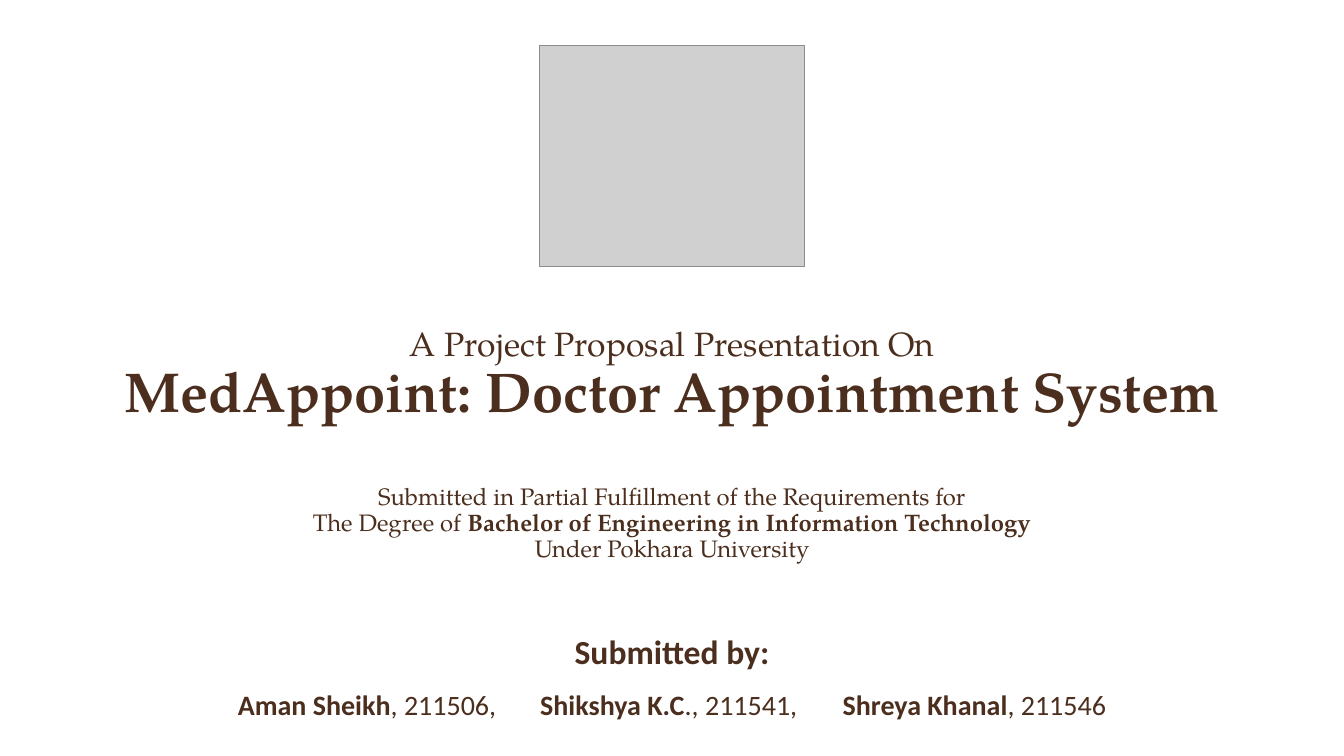
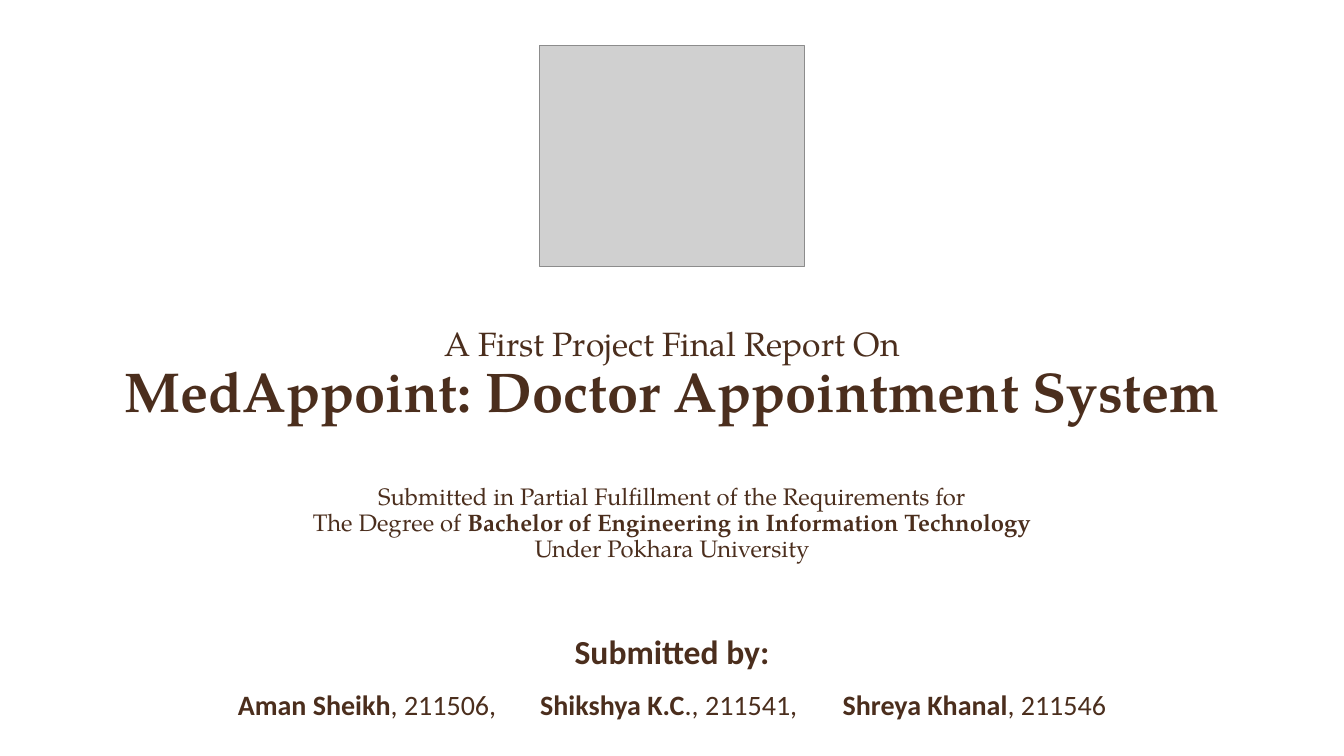
Before and after one commit to IntelligentBeaver/Doctor-Appointment-System, a slide deck: slide 1 of [MISC]/Slides/[Final] Project First Presentation.pptx. Drawn at 1344x756 pixels with LibreOffice and Linux fonts; fonts in the diff are those of the drawing; grey boxes stand for pictures. Boxes give left, top, right and bottom in pixels: in the first picture for what was removed or moved away, otherwise in the second. Text is boxed around its words. In the diff, an @@ line names an element or a change of style, - is before the commit and + after.

```diff
--- a/[MISC]/Slides/[Final] Project First Presentation.pptx
+++ b/[MISC]/Slides/[Final] Project First Presentation.pptx
@@ text at [444,331,900,366]: text changed @@
-A Project Proposal Presentation On
+A First Project Final Report On
```
Also in this commit, not shown: 2 slides added, 3 other files.
